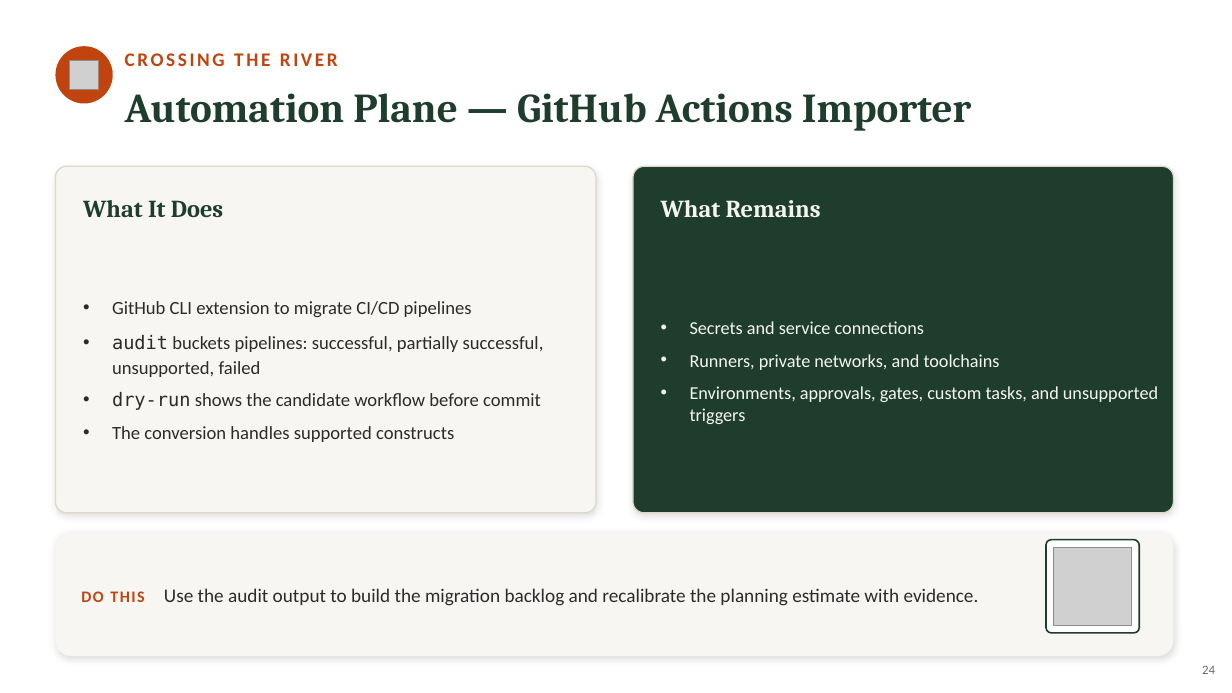
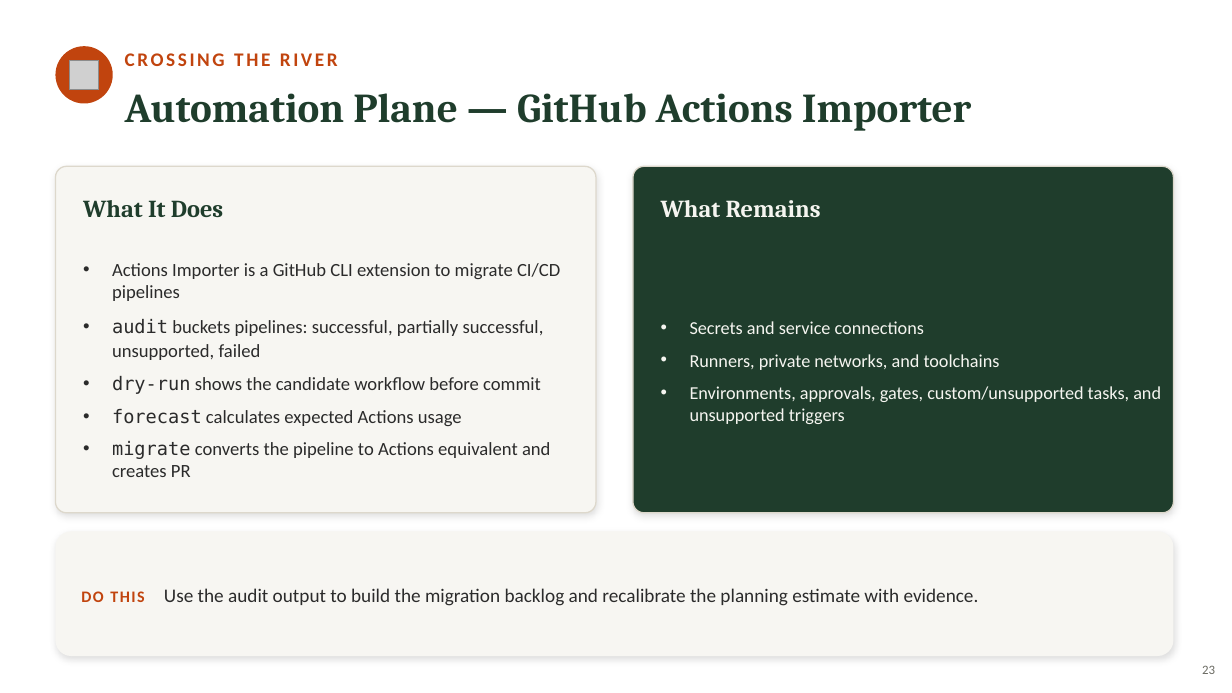
Before and after one commit to neumann1990/Azure_DevOps_To_GitHub, a slide deck: slide 23 of presentation/azure-devops-to-github-the-great-migration-FULL-DECK.pptx (slide 24 before the commit). Drawn at 1232x693 pixels with LibreOffice and Linux fonts; fonts in the diff are those of the drawing; grey boxes stand for pictures. Boxes give left, top, right and bottom in pixels: in the first picture for what was removed or moved away, otherwise in the second. Text is boxed around its words. In the diff, an @@ line names an element or a change of style, - is before the commit and + after.

```diff
--- a/presentation/azure-devops-to-github-the-great-migration-FULL-DECK.pptx
+++ b/presentation/azure-devops-to-github-the-great-migration-FULL-DECK.pptx
@@ text at (112,263,560,301): text changed @@
-• GitHub CLI extension to migrate CI/CD pipelines
+• Actions Importer is a GitHub CLI extension to migrate CI/CD pipelines
@@ text at (690,386,1161,424): text changed @@
-• Environments, approvals, gates, custom tasks, and unsupported triggers
+• Environments, approvals, gates, custom/unsupported tasks, and unsupported triggers
@@ text at (112,409,550,477): text changed @@
-• The conversion handles supported constructs
+• forecast calculates expected Actions usage
+• migrate converts the pipeline to Actions equivalent and creates PR
@@ rounded rectangle removed at (1046,540,1140,633) @@
@@ picture removed at (1054,547,1132,626) @@
@@ page number at (1202,665,1215,674): text changed @@
-24
+23
```
Also in this commit, not shown: 10 other slides changed.
